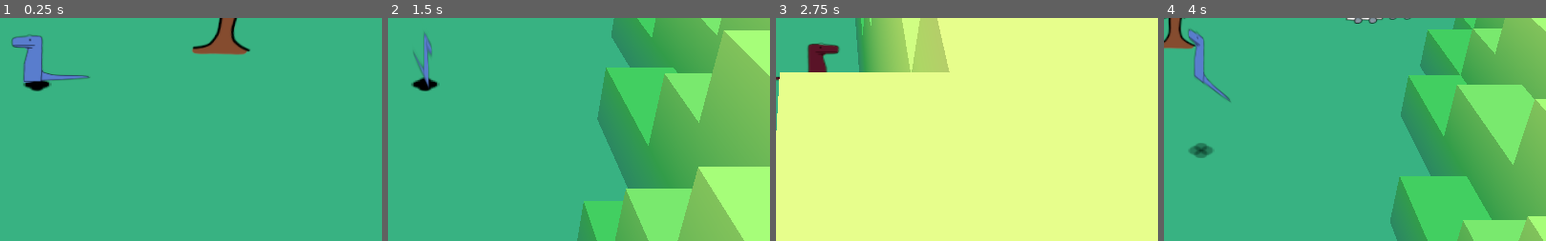
Above: before the commit, frames 1-4 (left to right).
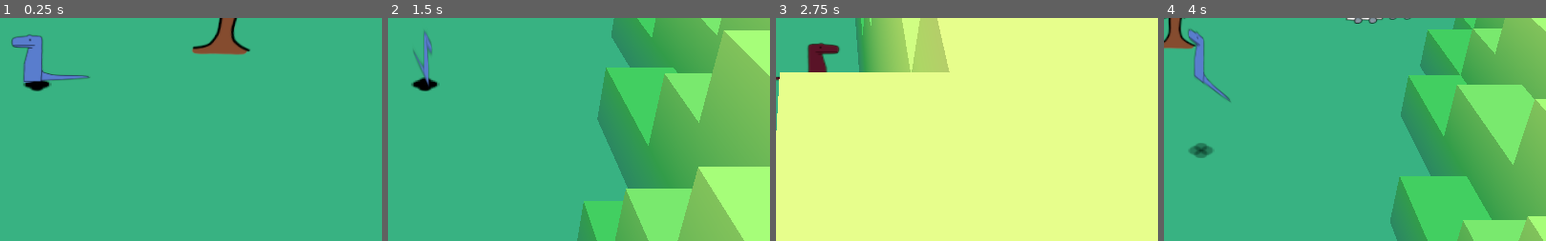
Above: after the commit, the same moments.

Repository: ArtlessAvian/ld49-small-kaiju
Game: Godot game, scene res://Game/Game.tscn
Same seed, same stepped clock (60 frames per second), same inputs: the game is played once before the commit and once after it.
Inputs:
- Up to frame 1 (0.25 s): no input
- Up to frame 2 (1.5 s): tap Enter at 0.5 s; hold Right (ui_right) 0.53-1.28 s; hold Z (swing) 0.53-1.28 s; tap Space (ui_select) at 0.77 s; hold Down (ui_down) from 1.28 s (still down); tap Z (swing) at 1.35 s
- Up to frame 3 (2.75 s): tap Space (ui_select) at 1.52 s; release Down (ui_down) at 2.03 s; hold Right (ui_right) from 2.03 s (still down); hold Z (swing) from 2.03 s (still down)
- Up to frame 4 (4 s): release Right (ui_right) at 2.78 s; release Z (swing) at 2.78 s; hold Up (ui_up) 2.78-3.53 s; tap Z (swing) at 2.85 s; tap Space (ui_select) at 3.02, 3.77 s; hold Left (ui_left) from 3.53 s (still down); hold Z (swing) from 3.53 s (still down)
The pictures show only the part of the screen within x 45-95%, y 35-85%; the shares and areas given below are measured in that part.

The runs differ from the first frame. In frame 1, less than 0.1% of the frame differs, in the area x 3-9%, y 7-15%; in frame 2, 0.1%, in the area x 6-12%, y 5-32%; in frame 3, less than 0.1%; in frame 4, less than 0.1%.

Commit message:
final stuff

Diff:
--- a/Game/Player.tscn
+++ b/Game/Player.tscn
@@ -323,7 +323,7 @@
 tracks/0/imported = false
 tracks/0/enabled = true
 tracks/0/keys = {
-"times": PoolRealArray( 0, 0.0833333, 0.116667, 0.2 ),
+"times": PoolRealArray( -0.017, 0.0833333, 0.116667, 0.2 ),
 "transitions": PoolRealArray( 1, 1, 1, 1 ),
 "update": 0,
 "values": [ Vector2( 0, 0 ), Vector2( 0, 100 ), Vector2( 0, 100 ), Vector2( 0, 0 ) ]
@@ -335,7 +335,7 @@
 script = ExtResource( 3 )
 
 [node name="Sprite3D" type="Sprite3D" parent="."]
-transform = Transform( 1, 0, -1.74845e-07, 0, 1, 0, 1.74846e-07, 0, 1, 0, 0.5, 0 )
+transform = Transform( 1, 0, -1.74846e-07, 0, 1, 0, 1.74846e-07, 0, 1, 0, 0.5, 0 )
 flip_h = true
 pixel_size = 0.002
 texture = ExtResource( 1 )
Binary file changed: Game/Assets/derp.png
Not shown, added: export_presets.cfg
Binary file added: image.PNG
Not shown, added: image.PNG.import
Not shown, changed: Game/Assets/derp.kra
Not shown, added: Game/Assets/derp.kra~
Not shown, changed: Game/Assets/derp.png~
